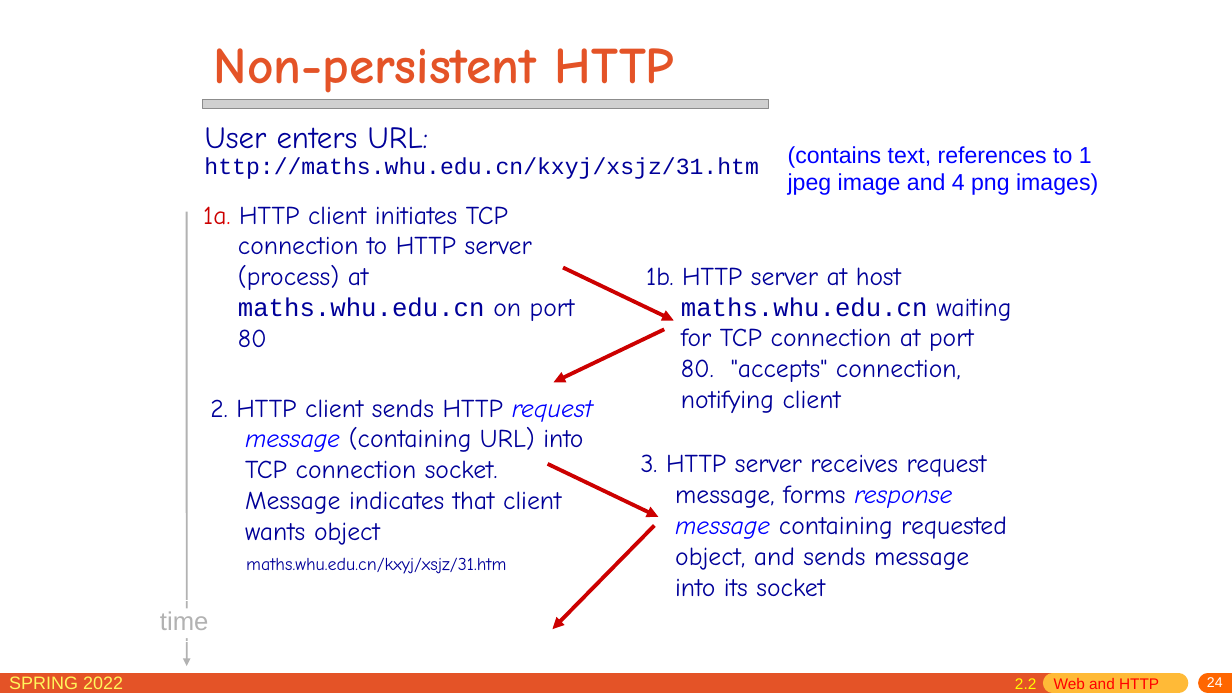
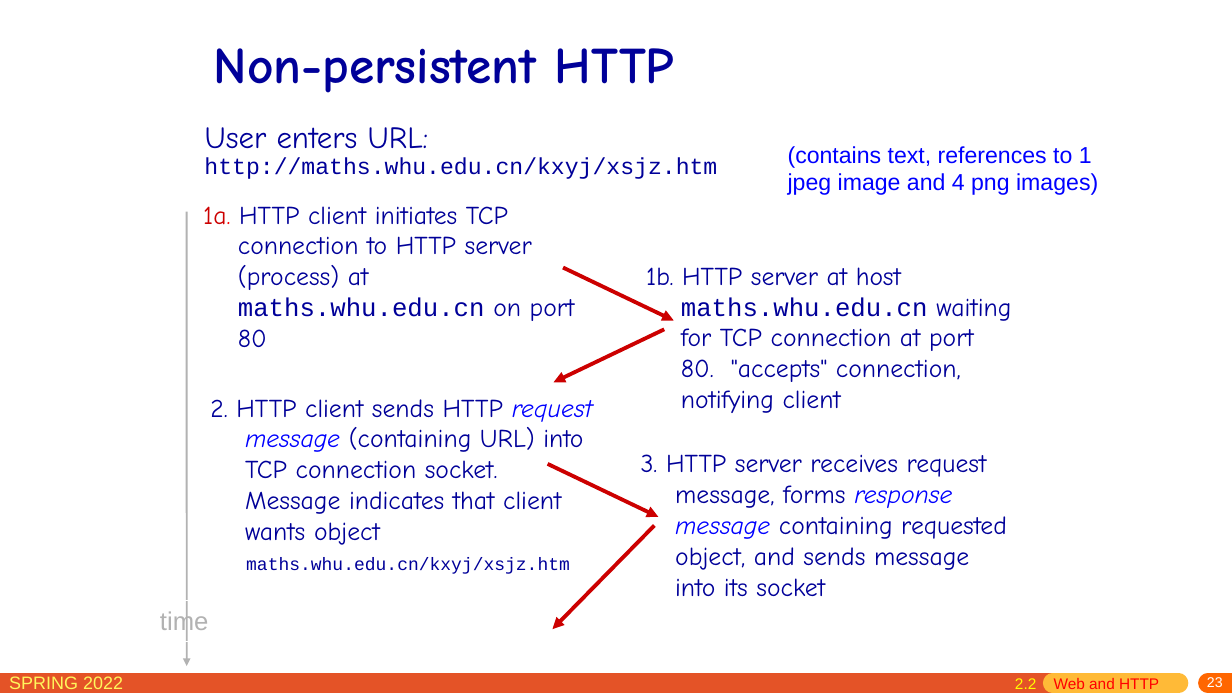
Before and after one commit to network-whu/slides, a slide deck: slide 23 of pptx/chapter2.pptx (slide 24 before the commit). Drawn at 1232x693 pixels with LibreOffice and Linux fonts; fonts in the diff are those of the drawing; grey boxes stand for pictures. Boxes give left, top, right and bottom in pixels: in the first picture for what was removed or moved away, otherwise in the second. Text is boxed around its words. In the diff, an @@ line names an element or a change of style, - is before the commit and + after.

```diff
--- a/pptx/chapter2.pptx
+++ b/pptx/chapter2.pptx
@@ title "Non-persistent HTTP" at box(214, 48, 675, 93): text colour #E45327 to #000099 @@
@@ picture removed at box(202, 99, 769, 108) @@
@@ text at box(204, 157, 717, 179): text changed @@
-http://maths.whu.edu.cn/kxyj/xsjz/31.htm
+http://maths.whu.edu.cn/kxyj/xsjz.htm
@@ text at box(246, 558, 570, 574): text changed; font Comic Neue to Courier New @@
-maths.whu.edu.cn/kxyj/xsjz/31.htm
+maths.whu.edu.cn/kxyj/xsjz.htm
@@ rectangle removed at box(178, 608, 245, 638) @@
@@ page number at box(1207, 677, 1223, 687): text changed @@
-24
+23
```
Also in this commit, not shown: 107 other slides changed, 1 slide removed.
